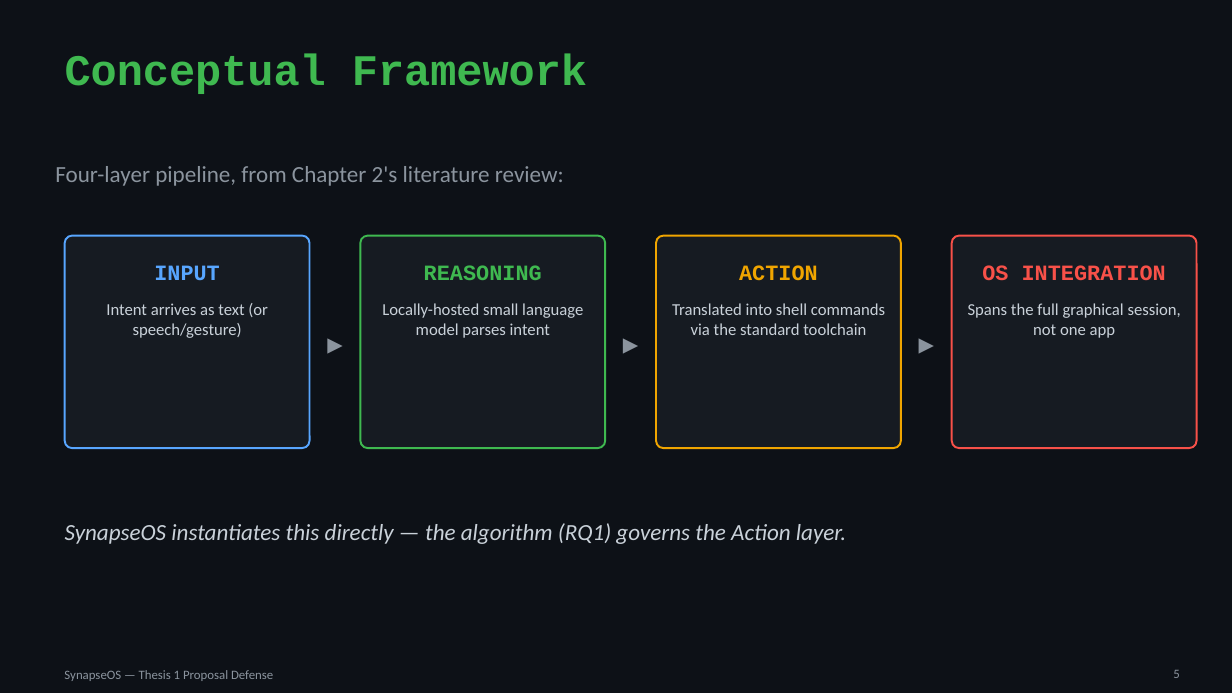
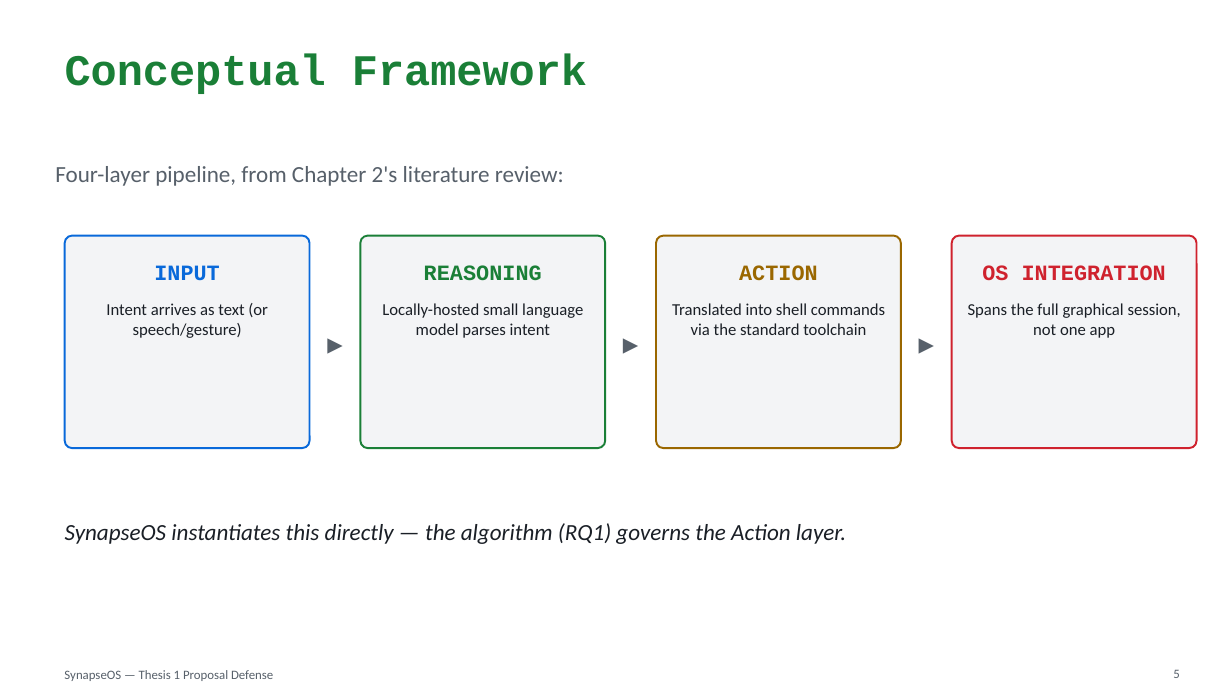
Before and after one commit to willardcsoriano/thesis, a slide deck: slide 5 of thesis 1/defense/SynapseOS_Proposal_Defense.pptx. Drawn at 1232x693 pixels with LibreOffice and Linux fonts; fonts in the diff are those of the drawing. Boxes give left, top, right and bottom in pixels: in the first picture for what was removed or moved away, otherwise in the second. Text is boxed around its words. In the diff, an @@ line names an element or a change of style, - is before the commit and + after.

```diff
--- a/thesis 1/defense/SynapseOS_Proposal_Defense.pptx
+++ b/thesis 1/defense/SynapseOS_Proposal_Defense.pptx
@@ background #0D1117 to #FFFFFF @@
@@ title "Conceptual Framework" at box(65, 53, 587, 94): text colour #3FB950 to #1A7F37 @@
@@ rounded rectangle at box(65, 236, 310, 448): fill #161B22 to #F3F4F6; outline #58A6FF 1.5 pt to #0969DA 1.5 pt @@
@@ rounded rectangle at box(360, 236, 605, 448): fill #161B22 to #F3F4F6; outline #3FB950 1.5 pt to #1A7F37 1.5 pt @@
@@ rounded rectangle at box(656, 236, 901, 448): fill #161B22 to #F3F4F6; outline #F0A500 1.5 pt to #9A6700 1.5 pt @@
@@ rounded rectangle at box(952, 236, 1197, 448): fill #161B22 to #F3F4F6; outline #F85149 1.5 pt to #CF222E 1.5 pt @@
@@ text "INPUT" at box(154, 265, 220, 281): text colour #58A6FF to #0969DA @@
@@ text "REASONING" at box(424, 265, 542, 281): text colour #3FB950 to #1A7F37 @@
@@ text "ACTION" at box(739, 265, 818, 281): text colour #F0A500 to #9A6700 @@
@@ text "OS INTEGRATION" at box(982, 265, 1166, 281): text colour #F85149 to #CF222E @@
@@ text colour #C9D1D9 to #1A1F26 in 5 elements at box(106, 303, 268, 338), box(382, 303, 583, 338), box(672, 303, 885, 335), box(968, 303, 1181, 338), box(65, 523, 846, 544) @@
@@ text colour #8B949E to #57606A in 6 elements at box(55, 166, 564, 186), box(1173, 670, 1179, 678), box(310, 236, 360, 448), box(605, 236, 656, 448), box(901, 236, 952, 448), box(64, 670, 273, 681) @@
```
Also in this commit, not shown: 14 other slides changed, 1 slide added, 1 slide removed, 4 other files.
